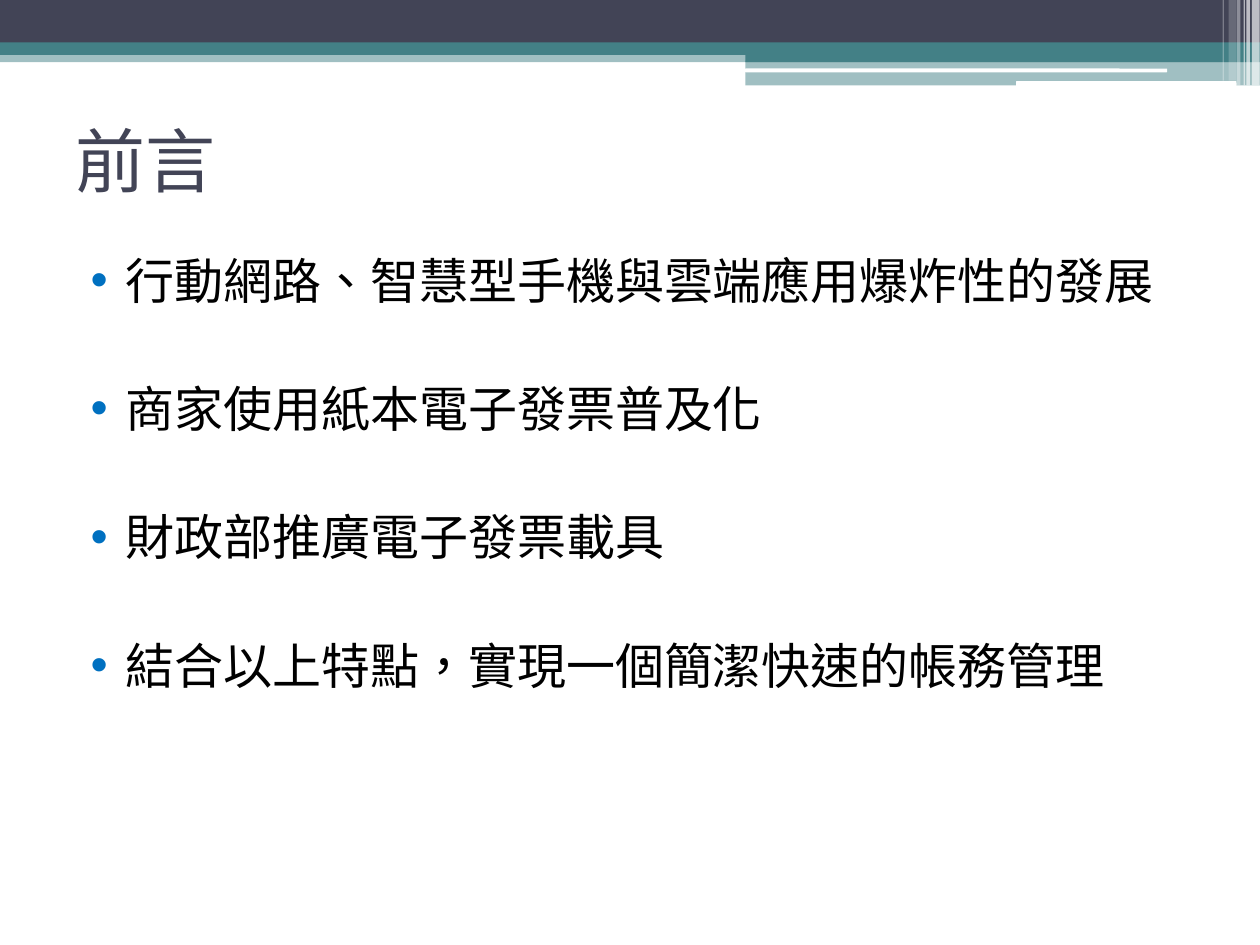
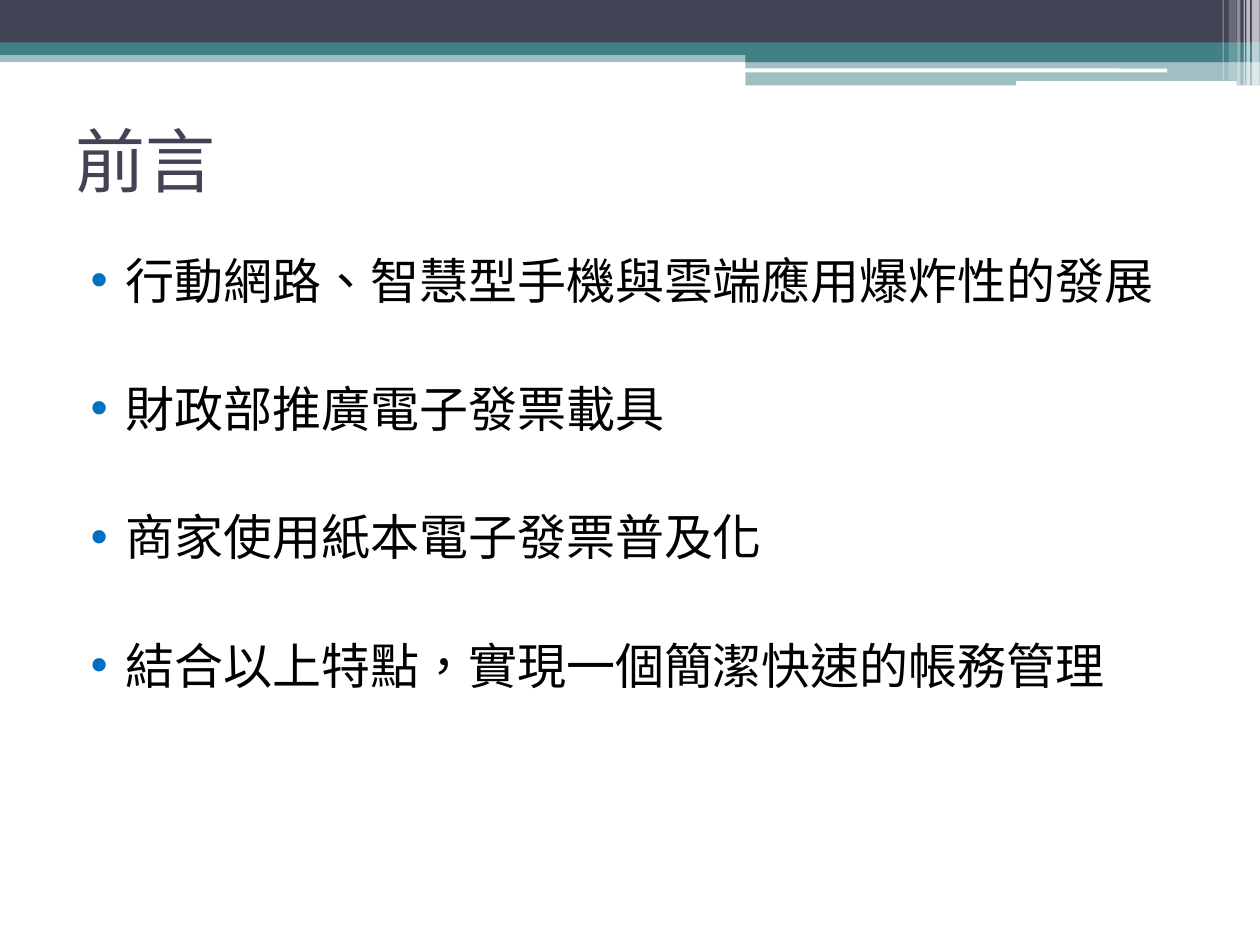
Before and after one commit to KoChunKai/NSC-Project, a slide deck: slide 3 of 比賽當天資料/Money Time_比賽.pptx. Drawn at 1260x945 pixels with LibreOffice and Linux fonts; fonts in the diff are those of the drawing. Boxes give left, top, right and bottom in pixels: in the first picture for what was removed or moved away, otherwise in the second. Text is boxed around its words. In the diff, an @@ line names an element or a change of style, - is before the commit and + after.

```diff
--- a/比賽當天資料/Money Time_比賽.pptx
+++ b/比賽當天資料/Money Time_比賽.pptx
@@ text at (x1=126, y1=385, x2=664, y2=431): paragraph added @@
+• 財政部推廣電子發票載具
@@ text at (x1=126, y1=513, x2=664, y2=559): paragraph removed @@
-• 財政部推廣電子發票載具
```
Also in this commit, not shown: 5 other slides changed, 3 slides added, 1 slide removed, 2 other files.
